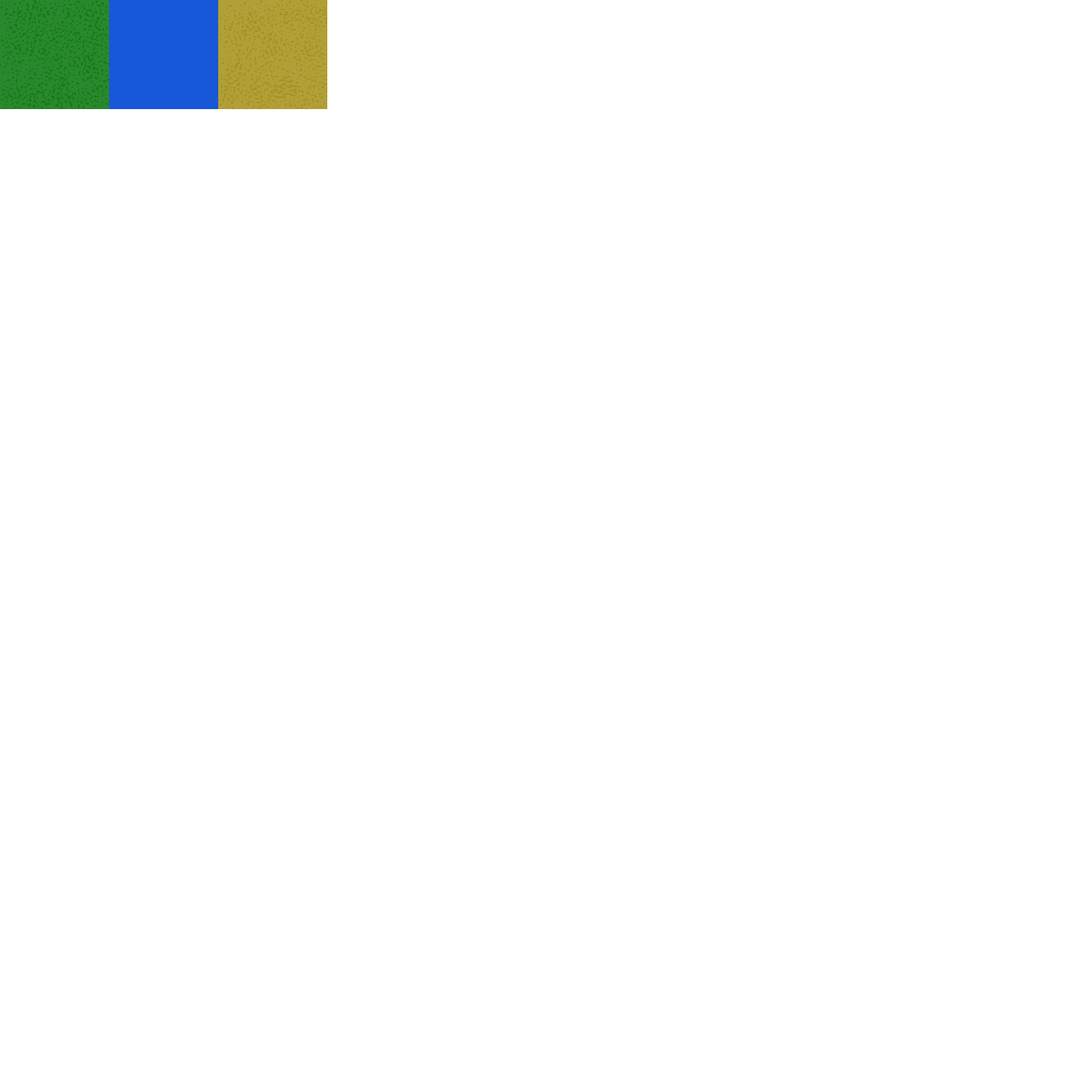
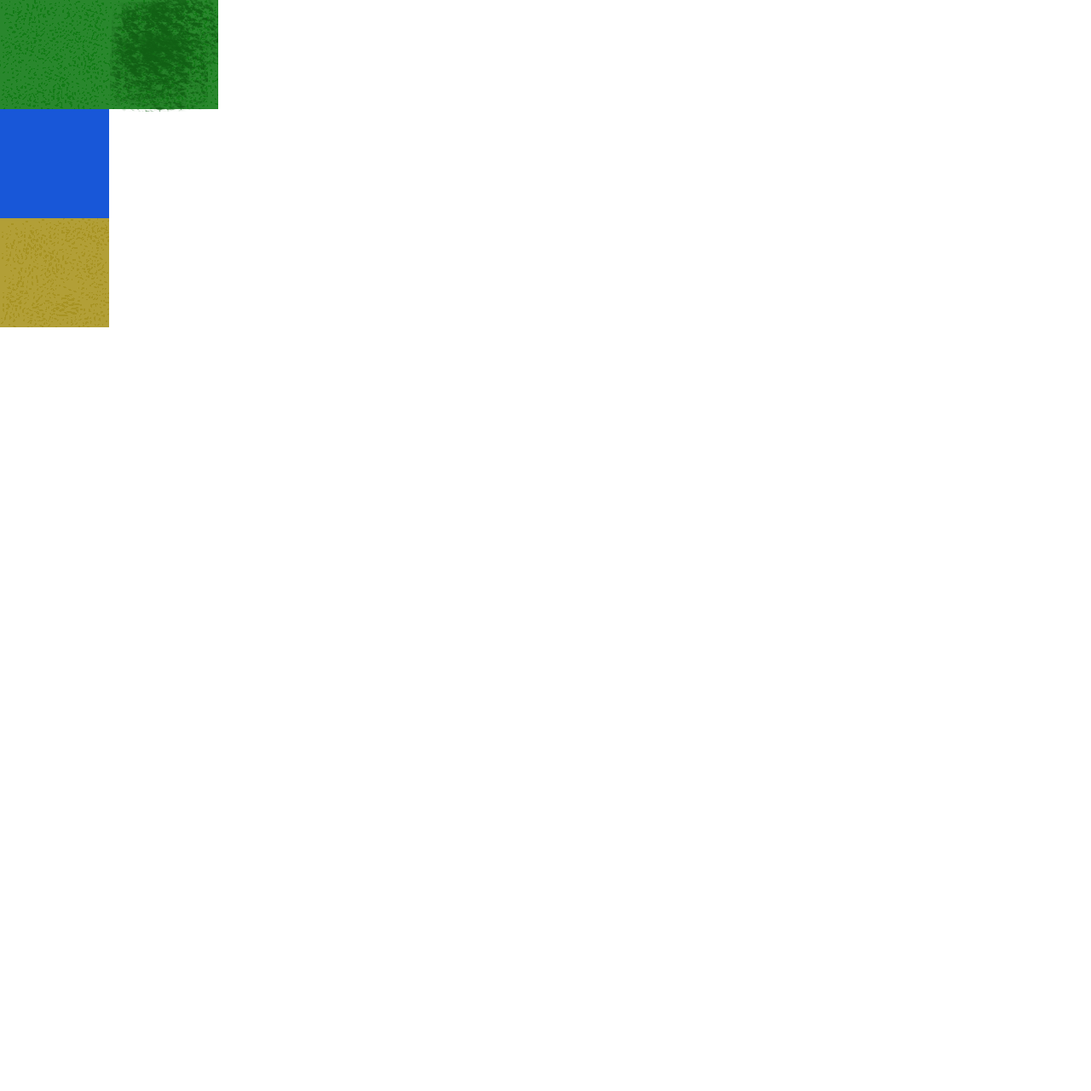
Comparing the layer stacks of the two w=1091, h=1091 images. Changes:
renamed "Warstwa 1" to "Warstwa 3", painted on it over [left=0, top=0, right=328, bottom=328]
